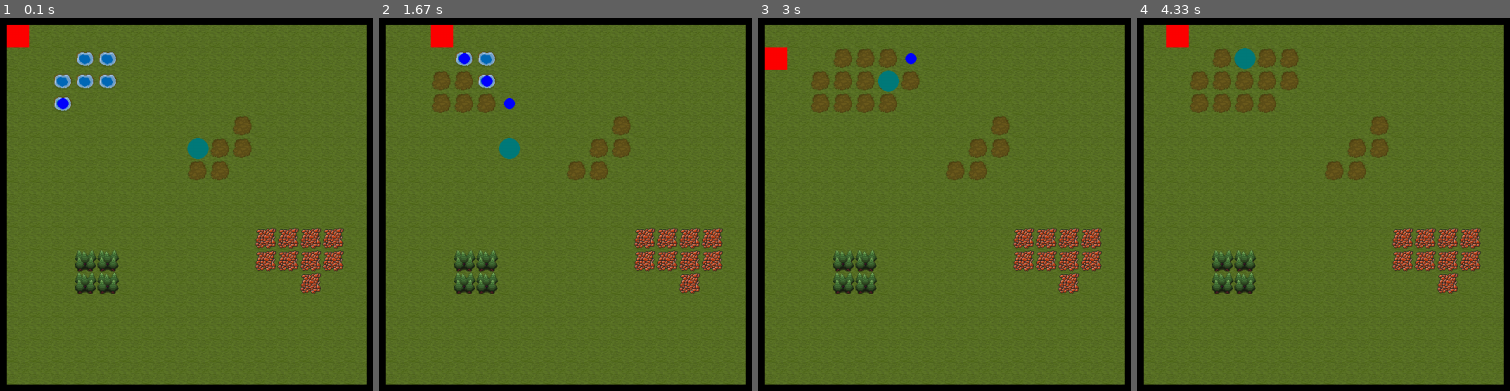
Above: before the commit, frames 1-4 (left to right).
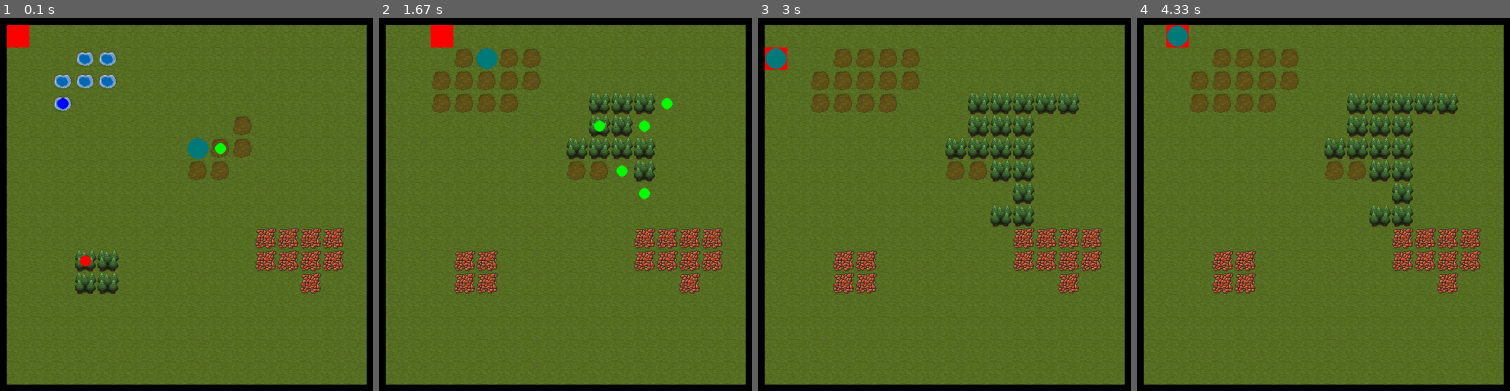
Above: after the commit, the same moments.

Repository: mytinycloud/90D-pygame-scaffold
Game: pygame game, started from main.py
The game is run twice, just before and just after one commit, with the same random seed, the same clock (stepped at 60 frames per second) and the same inputs.
Inputs (mouse positions are in pixels of both pictures, inside the frame that each line leads up to):
- Up to frame 1 (0.1 s): no input
- Up to frame 2 (1.67 s): tap Space at 0.33, 0.73, 1.03, 1.23, 1.57 s; hold D 0.67-1.13 s; move the mouse to (outside the picture) at 0.7 s; hold W 1.17-1.47 s; move the mouse to (outside the picture) at 1.2 s; hold D from 1.5 s (still down); move the mouse to (outside the picture) at 1.53 s
- Up to frame 3 (3 s): tap Space at 1.87, 2.07, 2.37, 2.63, 2.97 s; release D at 1.97 s; hold A 2-2.53 s; move the mouse to (1086, 21) at 2.03 s; hold S 2.57-2.87 s; move the mouse to (1060, 264) at 2.6 s; hold A from 2.9 s (still down); move the mouse to (974, 25) at 2.93 s
- Up to frame 4 (4.33 s): tap Space at 3.27, 3.4, 3.8, 4.1 s; release A at 3.3 s; hold W 3.33-3.7 s; move the mouse to (outside the picture) at 3.37 s; hold D from 3.73 s (still down); move the mouse to (outside the picture) at 3.77 s

The runs differ from the first frame. In frame 1, 0.2% of the frame differs, in the area x 21-61%, y 33-67%; in frame 2, 5.3%; in frame 3, 5.5%, in the area x 1-87%, y 8-74%; in frame 4, 5.3%.

Commit message:
Add plant growth
- Add skip button (space)
- Fix enemy overlap bug

Diff:
--- a/systems/controls.py
+++ b/systems/controls.py
@@ -8,9 +8,7 @@
     pygame.K_a: ["left"],
     pygame.K_s: ["down"],
     pygame.K_d: ["right"],
-    pygame.K_LSHIFT: ["sprint"],
-    pygame.K_SPACE: ["spawn"],
-    pygame.K_l: ["camera_lock"],
+    pygame.K_SPACE: ["skip"],
 }
 
 '''
--- a/systems/effect.py
+++ b/systems/effect.py
@@ -1,6 +1,7 @@
 from engine.ecs import Entity, EntityGroup, enumerate_component, factory
 from pygame import Vector2
 from dataclasses import dataclass
+import random
 
 from .sprites import SpriteComponent
 from .motion import MotionComponent
@@ -11,8 +12,8 @@
 from . import utils
 
 
-EFFECT_WAVE = 0
-EFFECT_FILL = 1
+SHAPE_WAVE = 0
+SHAPE_FILL = 1
 
 
 '''
@@ -22,16 +23,35 @@
 class EffectComponent():
     direction: Vector2 = factory(Vector2)
     energy: int = 1
-    type: int = EFFECT_WAVE
+    shape: int = SHAPE_WAVE
     harvests: dict[int,tuple[int,int]] = factory(dict)
-    propagates: dict[int,tuple] = factory(dict)
+    propagates: dict[int,tuple[int, float]] = factory(dict)
 
     def add_harvest(self, tile_in: int, tile_out: int, energy: int):
         self.harvests[tile_in] = (tile_out, energy)
 
-    def add_propagation(self, tile_in: int):
-        self.propagates[tile_in] = ()
+    def add_propagation(self, tile_in: int, energy_tranfer: int = 0, probability: float = 1.0):
+        self.propagates[tile_in] = (energy_tranfer, probability)
 
+'''
+Return the normal vectors for a given direction
+'''
+def vector_normals(pos: Vector2, diretion: Vector2) -> list[Vector2]:
+    return (
+        pos + utils.rotate_vector_cw(diretion),
+        pos + utils.rotate_vector_ccw(diretion)
+    )
+
+'''
+Return the 4 cardinal directions
+'''
+def vector_cardinals(pos: Vector2) -> list[Vector2]:
+    return (
+        pos + Vector2(1,0),
+        pos + Vector2(0,1),
+        pos + Vector2(-1,0),
+        pos + Vector2(0,-1)
+    )
 
 '''
 The effect update system:
@@ -62,20 +82,28 @@
 
         # Propagation
         if effect.energy > 1:
-            if effect.type == EFFECT_WAVE:
+
+            propagation_coords = []
+
+            if effect.shape == SHAPE_WAVE:
                 # Waves transfer all energy forward.
                 energy_transfer = effect.energy - 1
                 group.add(propagate_entity(e, pos + dir, energy_transfer))
                 effect.energy -= energy_transfer
+                propagation_coords = vector_normals(pos, dir)
 
-                adjacents = [
-                    pos + utils.rotate_vector_cw(dir),
-                    pos + utils.rotate_vector_ccw(dir)
-                ]
-                for coord in adjacents:
-                    tile = map.get_tile(coord)
-                    if tile in effect.propagates:
-                        group.add(propagate_entity(e, coord, 0))
+            if effect.shape == SHAPE_FILL:
+                # Goes out in all directions
+                propagation_coords = vector_cardinals(pos)
+
+            for coord in propagation_coords:
+                tile = map.get_tile(coord)
+                if tile in effect.propagates:
+                    energy_transfer,probability = effect.propagates[tile]
+                    if random.random() < probability:
+                        energy_transfer = max(0, min(energy_transfer, effect.energy - 1))
+                        effect.energy -= energy_transfer
+                        group.add(propagate_entity(e, coord, energy_transfer))
 
         # decay
         effect.energy -= 1
@@ -102,17 +130,32 @@
     e = Entity("effect-fire")
     e.motion = MotionComponent()
     e.sprite = SpriteComponent.from_circle(16, (255,0,0))
-    e.effect = EffectComponent()
+    e.effect = EffectComponent(shape=SHAPE_FILL)
+    e.effect.add_harvest(tilemap.TILE_PLANT, tilemap.TILE_EMBER, 3)
+    e.effect.add_harvest(tilemap.TILE_WATER, tilemap.TILE_MUD, -3)
+    e.effect.add_harvest(tilemap.TILE_MUD, tilemap.TILE_EARTH, -1)
+    e.effect.add_propagation(tilemap.TILE_PLANT)
     effect_dict["fire"] = e
 
     e = Entity("effect-wave")
     e.motion = MotionComponent()
     e.sprite = SpriteComponent.from_circle(16, (0,0,255))
-    e.effect = EffectComponent()
+    e.effect = EffectComponent(shape=SHAPE_WAVE)
     e.effect.add_harvest(tilemap.TILE_WATER, tilemap.TILE_MUD, 3)
     e.effect.add_harvest(tilemap.TILE_EARTH, tilemap.TILE_MUD, 0)
     e.effect.add_propagation(tilemap.TILE_WATER)
     effect_dict["wave"] = e
+
+    e = Entity("effect-growth")
+    e.motion = MotionComponent()
+    e.sprite = SpriteComponent.from_circle(16, (0,255,0))
+    e.effect = EffectComponent(shape=SHAPE_FILL)
+    e.effect.add_harvest(tilemap.TILE_MUD, tilemap.TILE_PLANT, 10)
+    e.effect.add_harvest(tilemap.TILE_EARTH, tilemap.TILE_PLANT, 0)
+    e.effect.add_propagation(tilemap.TILE_MUD, 5, 0.25)
+    e.effect.add_propagation(tilemap.TILE_EARTH, 5, 0.25)
+    effect_dict["growth"] = e
+
 
     return effect_dict
 
--- a/systems/enemy.py
+++ b/systems/enemy.py
@@ -49,6 +49,9 @@
     """
     delta = p_pos - e_pos
 
+    if not delta:
+        return delta
+
     velocity_x = Vector2(copysign(1.0, delta.x), 0)
     velocity_y = Vector2(0, copysign(1.0, delta.y))
 
--- a/systems/player.py
+++ b/systems/player.py
@@ -47,6 +47,9 @@
         player.motion.velocity = dir_command
         t.waiting = False
 
+    if "skip_start" in controls.actions:
+        t.waiting = False
+
 
 
 '''
--- a/systems/testing.py
+++ b/systems/testing.py
@@ -21,4 +21,6 @@
 def mount_testing_system(group: EntityGroup):
     group.add(create_enemy((8,5)))
     group.add(create_effect("wave", Vector2(2,3), Vector2(1,0)))
+    group.add(create_effect("fire", Vector2(3,10)))
+    group.add(create_effect("growth", Vector2(9,5)))
     group.mount_system(testing_system)
